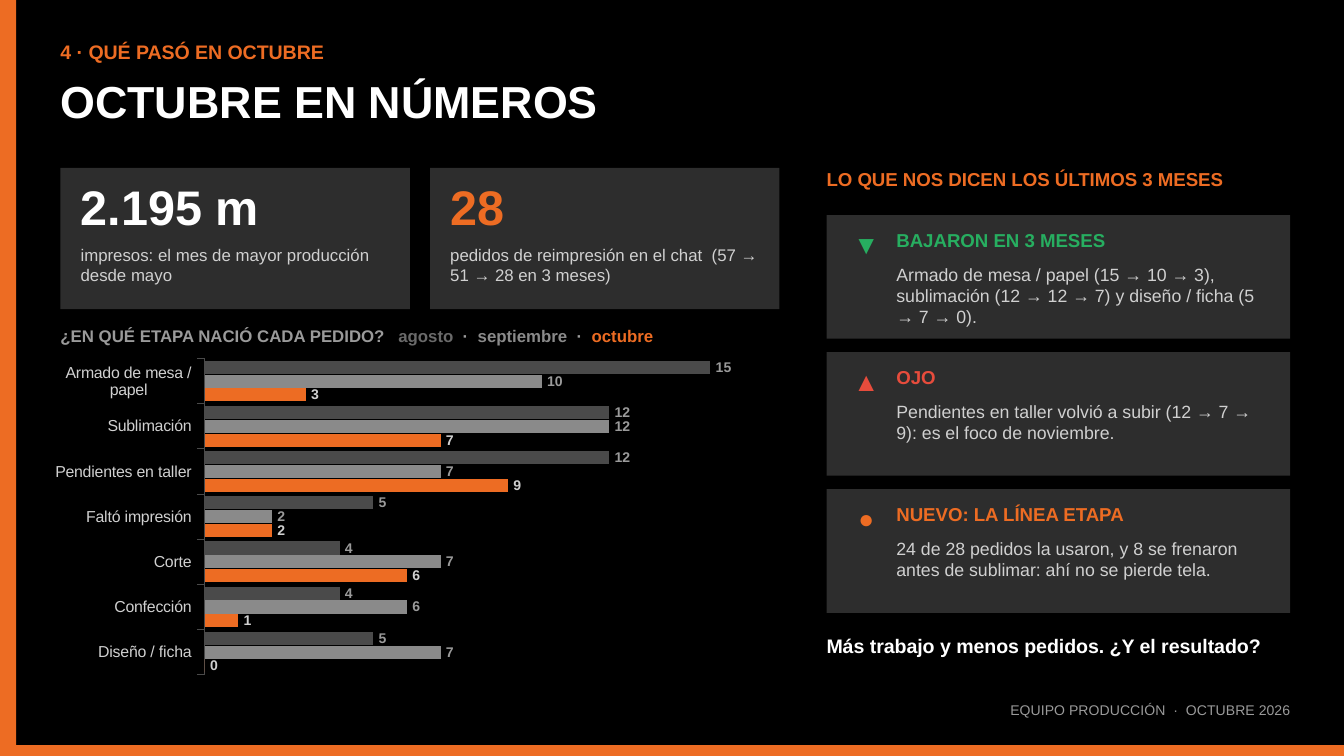
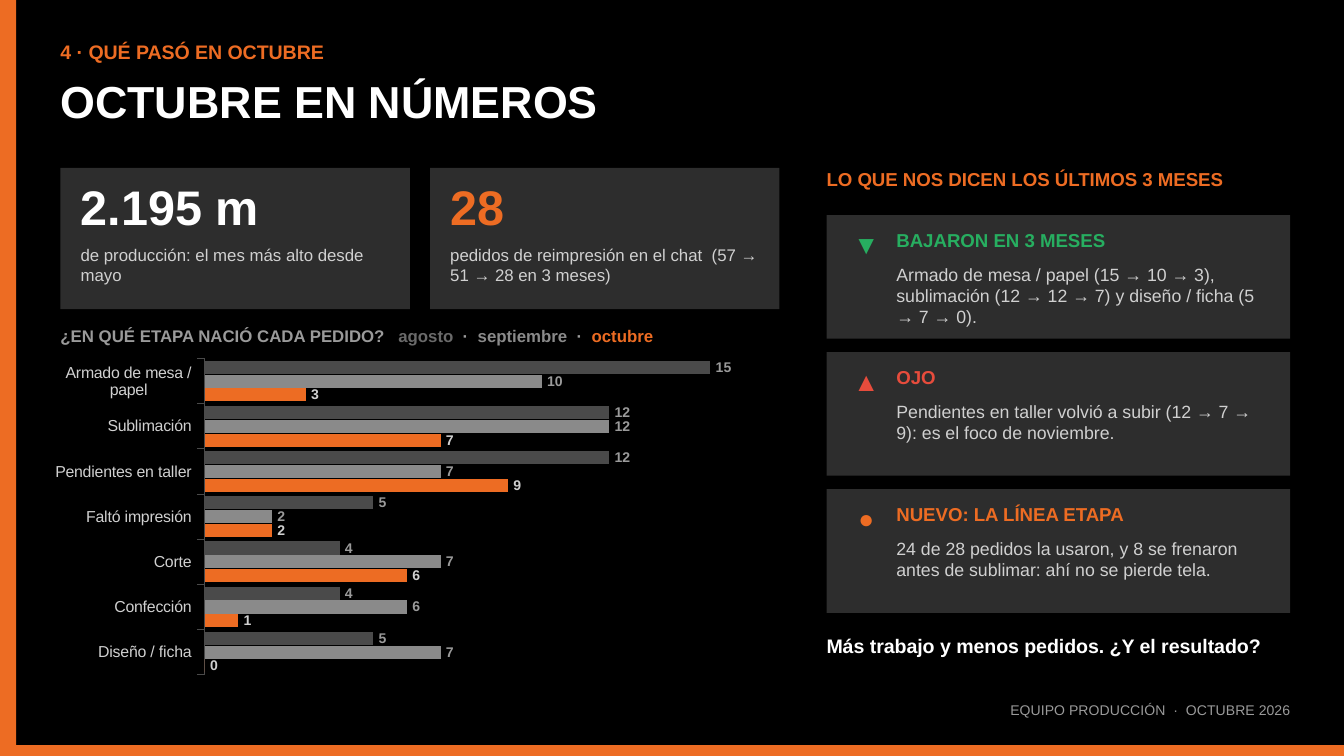
Before and after one commit to seanduarteu-cyber/PRODUCCION-PLAYMAKER, a slide deck: slide 5 of PMK_Equipo_Octubre2026.pptx. Drawn at 1344x756 pixels with LibreOffice and Linux fonts; fonts in the diff are those of the drawing. Boxes give left, top, right and bottom in pixels: in the first picture for what was removed or moved away, otherwise in the second. Text is boxed around its words. In the diff, an @@ line names an element or a change of style, - is before the commit and + after.

```diff
--- a/PMK_Equipo_Octubre2026.pptx
+++ b/PMK_Equipo_Octubre2026.pptx
@@ text at [81, 248, 364, 285]: text changed @@
-impresos: el mes de mayor producción desde mayo
+de producción: el mes más alto desde mayo
```
Also in this commit, not shown: 2 other slides changed, 2 slides added, 1 other file.
